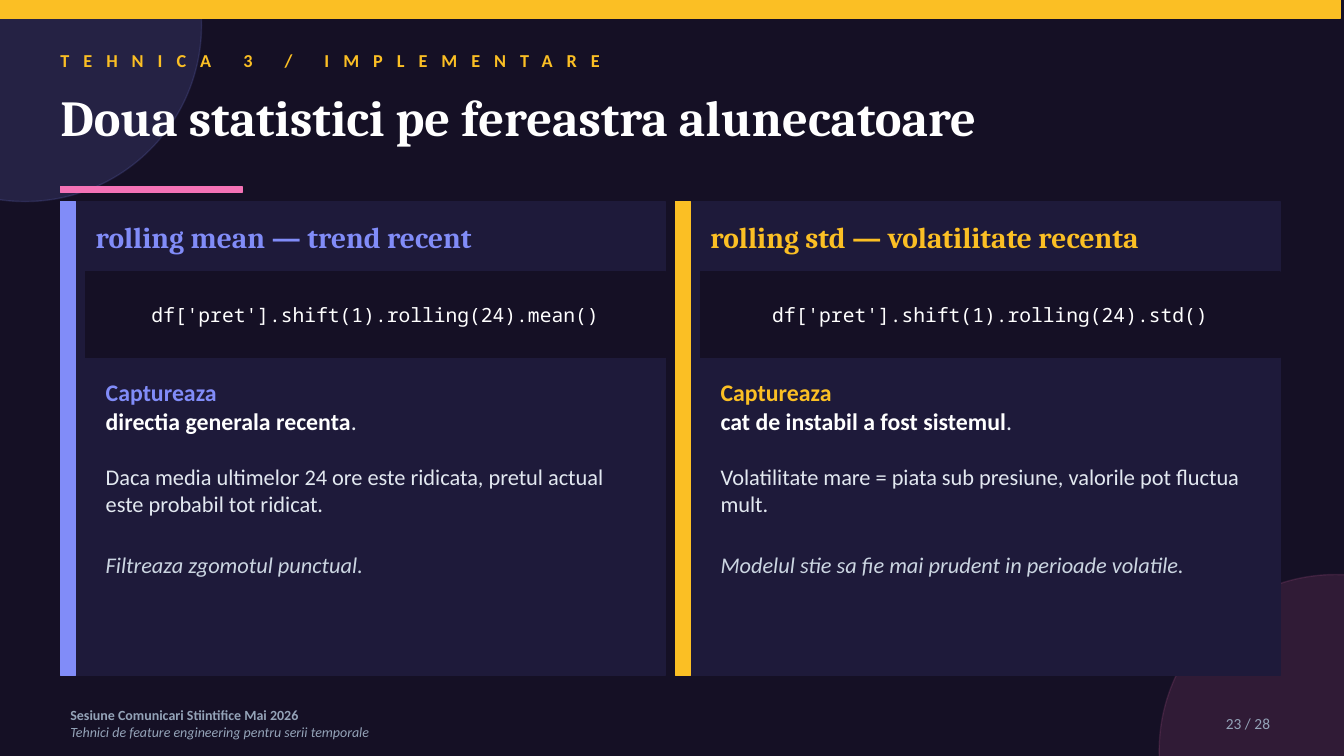
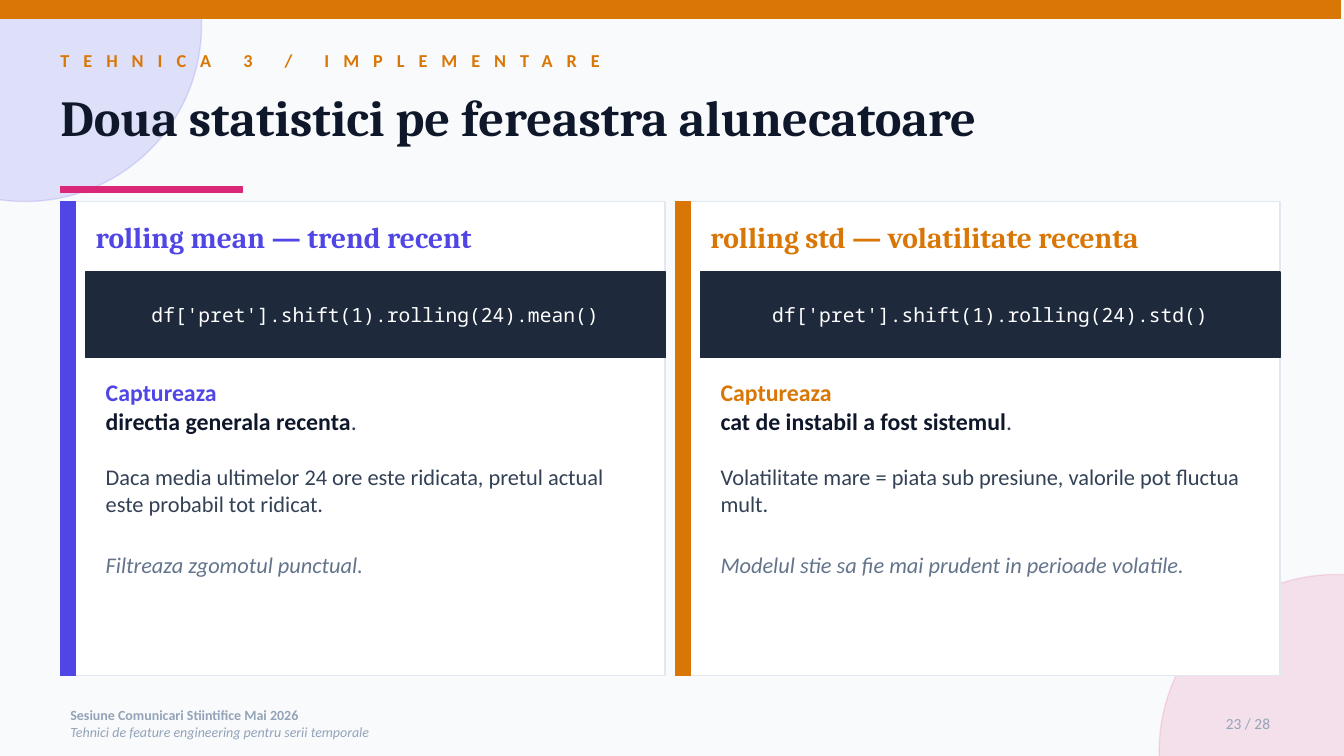
Before and after one commit to diana-nenu/Disertatie_AI_Platform, a slide deck: slide 23 of docs/SCSS/SCSS_FeatureEngineering_Diana_Nenu.pptx. Drawn at 1344x756 pixels with LibreOffice and Linux fonts; fonts in the diff are those of the drawing. Boxes give left, top, right and bottom in pixels: in the first picture for what was removed or moved away, otherwise in the second. Text is boxed around its words. In the diff, an @@ line names an element or a change of style, - is before the commit and + after.

```diff
--- a/docs/SCSS/SCSS_FeatureEngineering_Diana_Nenu.pptx
+++ b/docs/SCSS/SCSS_FeatureEngineering_Diana_Nenu.pptx
@@ background #151025 to #F8FAFC @@
@@ ellipse at bbox=[0, 0, 202, 202]: fill #818CF8 at 15% opacity to #4F46E5 at 15% opacity; outline #818CF8 1 pt to #4F46E5 1 pt @@
@@ rectangle at bbox=[0, 0, 1341, 18]: fill #FBBF24 to #D97706; outline #FBBF24 1 pt to #D97706 1 pt @@
@@ text "TEHNICA 3 / IMPLEMENTARE" at bbox=[243, 55, 252, 67]: text colour #FBBF24 to #D97706 @@
@@ text "Doua statistici pe fereastra alunecatoare" at bbox=[60, 100, 976, 147]: text colour #FFFFFF to #0F172A @@
@@ rectangle at bbox=[60, 202, 665, 676]: fill #1E1A3A to #FFFFFF; outline #1E1A3A 1 pt to #E2E8F0 1 pt @@
@@ rectangle at bbox=[60, 202, 76, 676]: fill #818CF8 to #4F46E5; outline #818CF8 1 pt to #4F46E5 1 pt @@
@@ rectangle at bbox=[60, 187, 242, 193]: fill #F472B6 to #DB2777; outline #F472B6 1 pt to #DB2777 1 pt @@
@@ rectangle at bbox=[676, 202, 691, 676]: fill #FBBF24 to #D97706; outline #FBBF24 1 pt to #D97706 1 pt @@
@@ rectangle at bbox=[676, 202, 1280, 676]: fill #1E1A3A to #FFFFFF; outline #1E1A3A 1 pt to #E2E8F0 1 pt @@
@@ text "rolling mean — trend recent" at bbox=[96, 227, 472, 255]: text colour #818CF8 to #4F46E5 @@
@@ text "rolling std — volatilitate recenta" at bbox=[710, 227, 1138, 255]: text colour #FBBF24 to #D97706 @@
@@ rectangle at bbox=[86, 272, 665, 358]: fill #151025 to #1E293B; outline #151025 1 pt to #1E293B 1 pt @@
@@ rectangle at bbox=[701, 272, 1280, 358]: fill #151025 to #1E293B; outline #151025 1 pt to #1E293B 1 pt @@
@@ text "Captureaza directia generala recenta. Daca ..." at bbox=[106, 385, 603, 577]: text colour #818CF8 to #4F46E5 in "Captureaza"; text colour #FFFFFF to #0F172A in "directia generala recenta."; text colour #E2E8F0 to #334155 in "recenta. Daca media ultimelor 24 ore este ..."; text colour #CBD5E1 to #64748B in "Filtreaza zgomotul punctual." @@
@@ text "Captureaza cat de instabil a ..." at bbox=[721, 385, 1239, 577]: text colour #FBBF24 to #D97706 in "Captureaza"; text colour #FFFFFF to #0F172A in "cat de instabil a fost sistemul."; text colour #E2E8F0 to #334155 in "sistemul. Volatilitate mare = piata sub presiune, ..."; text colour #CBD5E1 to #64748B in "Modelul stie sa fie mai prudent in ..." @@
@@ ellipse at bbox=[1159, 575, 1344, 756]: fill #F472B6 at 12% opacity to #DB2777 at 12% opacity; outline #F472B6 1 pt to #DB2777 1 pt @@
```
Also in this commit, not shown: 27 other slides changed.
